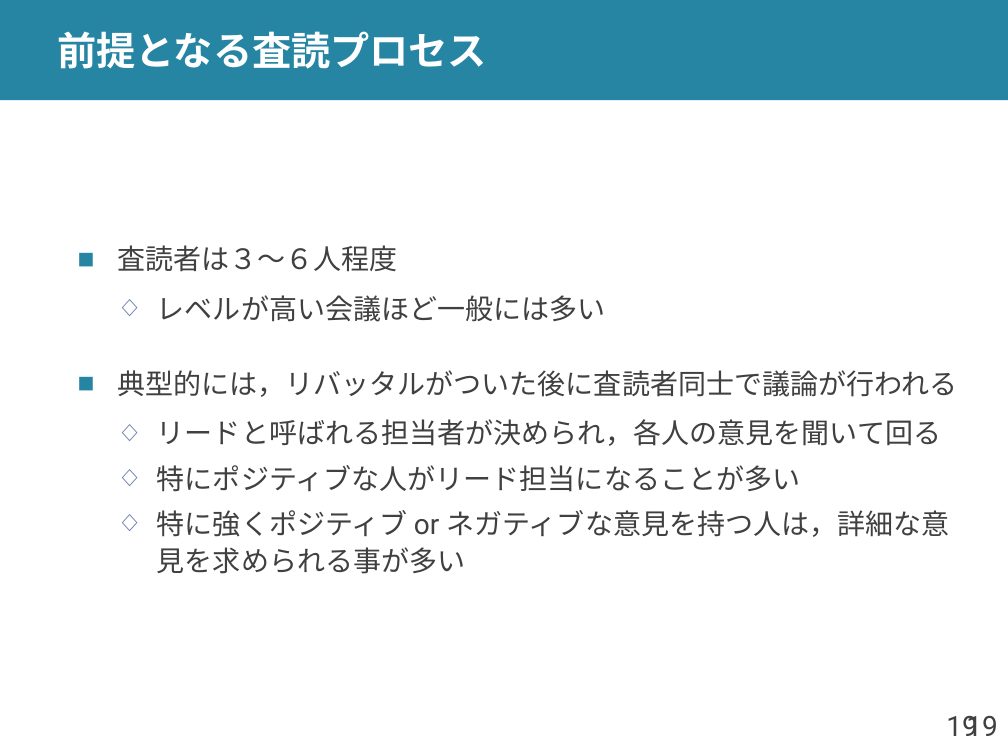
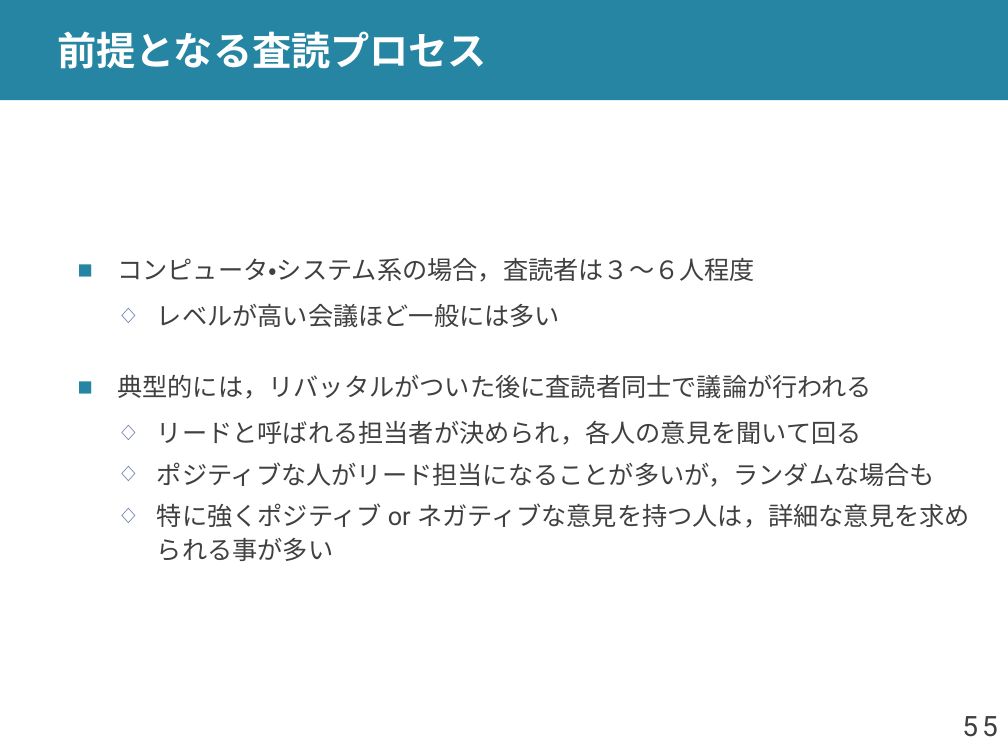
Before and after one commit to shioya-lab/how-to, a slide deck: slide 5 of rebuttal.pptx (slide 19 before the commit). Drawn at 1008x756 pixels with LibreOffice and Linux fonts; fonts in the diff are those of the drawing. Boxes give left, top, right and bottom in pixels: in the first picture for what was removed or moved away, otherwise in the second. Text is boxed around its words. In the diff, an @@ line names an element or a change of style, - is before the commit and + after.

```diff
--- a/rebuttal.pptx
+++ b/rebuttal.pptx
@@ text at [117, 258, 755, 282]: text changed; size 20 to 18 pt @@
-■ 査読者は３～６人程度
+■ コンピュータ・システム系の場合，査読者は３～６人程度
@@ text at [117, 304, 970, 561]: size 20 to 18 pt in "レベルが高い会議ほど一般には多い", "典型的には，リバッタルがついた後に査読者同士で議論が行われる", "リードと呼ばれる担当者が決められ，各人の意見を聞いて回る", "特に強くポジティブ or ネガティブな意見を持つ人は，詳細な意見を求められる事が多い" @@
@@ text at [157, 462, 935, 487]: text changed; size 20 to 18 pt @@
-  ◇ 特にポジティブな人がリード担当になることが多い
+  ◇ ポジティブな人がリード担当になることが多いが，ランダムな場合も
@@ page number at [962, 716, 978, 737]: text changed @@
-19
+5
@@ page number at [982, 716, 998, 737]: text changed @@
-19
+5
```
Also in this commit, not shown: 13 other slides changed, 2 other files.
